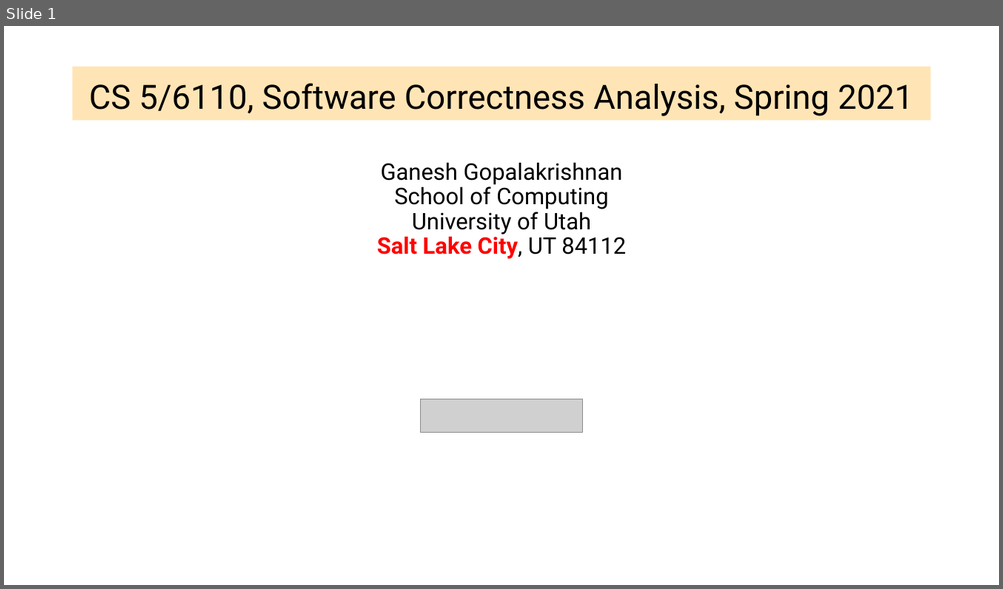
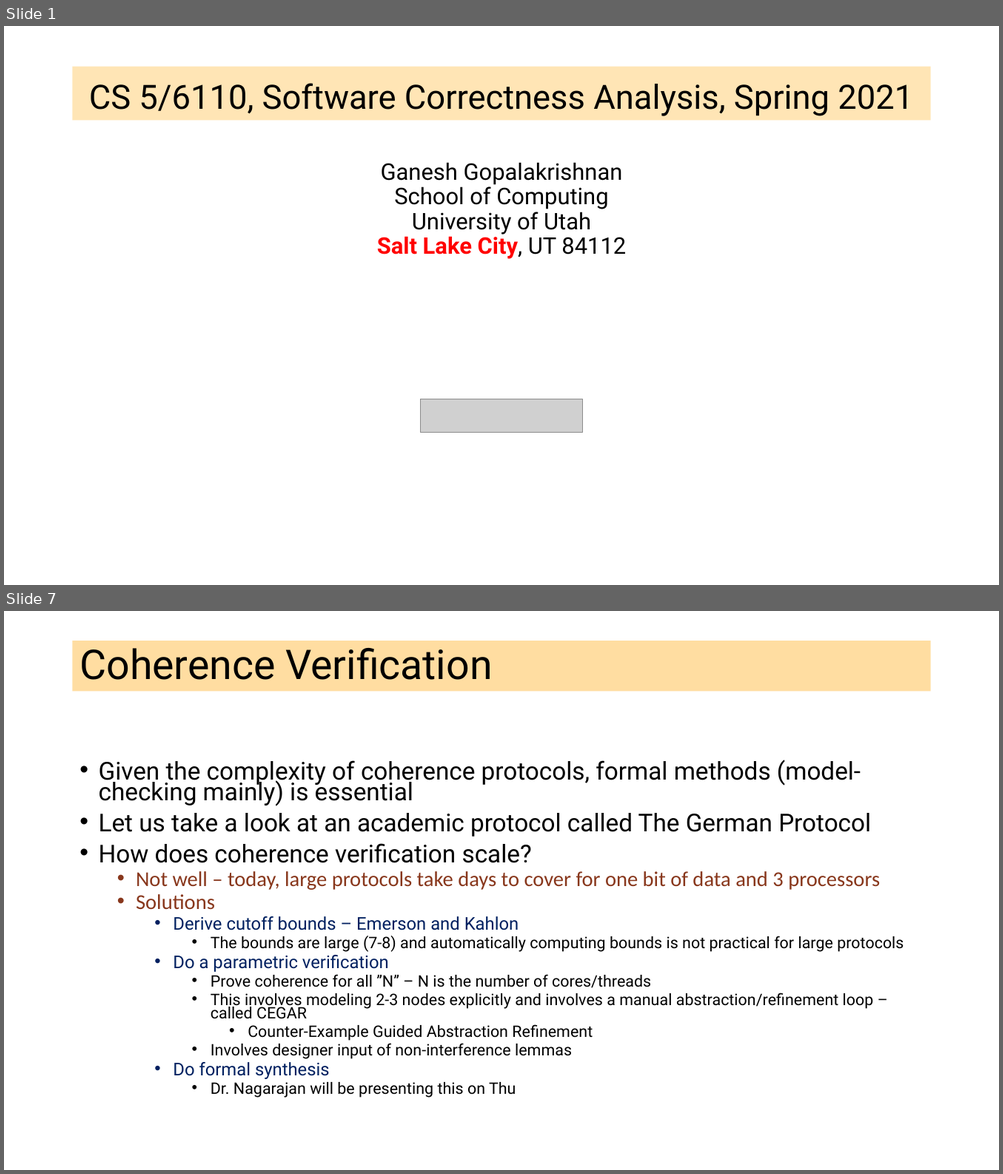
Before and after one commit to ganeshutah/cs6110s22, a slide deck: Lec19/Lec19.pptx. Shown one above the other, each under a label of ours: slide 1 before the commit, slides 1 and 7 after it; the slides between them are not shown. The pictures are 1003x589 and 1003x1174 pixels, drawn with LibreOffice and Linux fonts; fonts in the diff are those of the drawing; grey boxes stand for pictures. Boxes give left, top, right and bottom in pixels: in the first picture for what was removed or moved away, otherwise in the second. Text is boxed around its words. In the diff, an @@ line names an element or a change of style, - is before the commit and + after.

```diff
--- a/Lec19/Lec19.pptx
+++ b/Lec19/Lec19.pptx
@@ slide 7 added at (4,611,999,1170), background #FFFFFF @@
@@ title added at (73,641,930,692), fill #FFBD47 at 51% opacity, 39.6 pt, text #000000 @@
+Coherence Verification
@@ text added at (99,760,903,1098), 15.3 pt, text #000000 @@
+• Given the complexity of coherence protocols, formal methods (model-checking mainly) is essential
+• Let us take a look at an academic protocol called The German Protocol
+• How does coherence verification scale?
+  • Not well – today, large protocols take days to cover for one bit of data and 3 processors
+  • Solutions
+    • Derive cutoff bounds – Emerson and Kahlon
+      • The bounds are large (7-8) and automatically computing bounds is not practical for large protocols
+    • Do a parametric verification
+      • Prove coherence for all ”N” – N is the number of cores/threads
+      • This involves modeling 2-3 nodes explicitly and involves a manual abstraction/refinement loop – called CEGAR
+        • Counter-Example Guided Abstraction Refinement
+      • Involves designer input of non-interference lemmas
+    • Do formal synthesis
+      • Dr. Nagarajan will be presenting this on Thu
```
Also in this commit, not shown: 1 slide changed, 35 other slides added, 10 slides removed.
